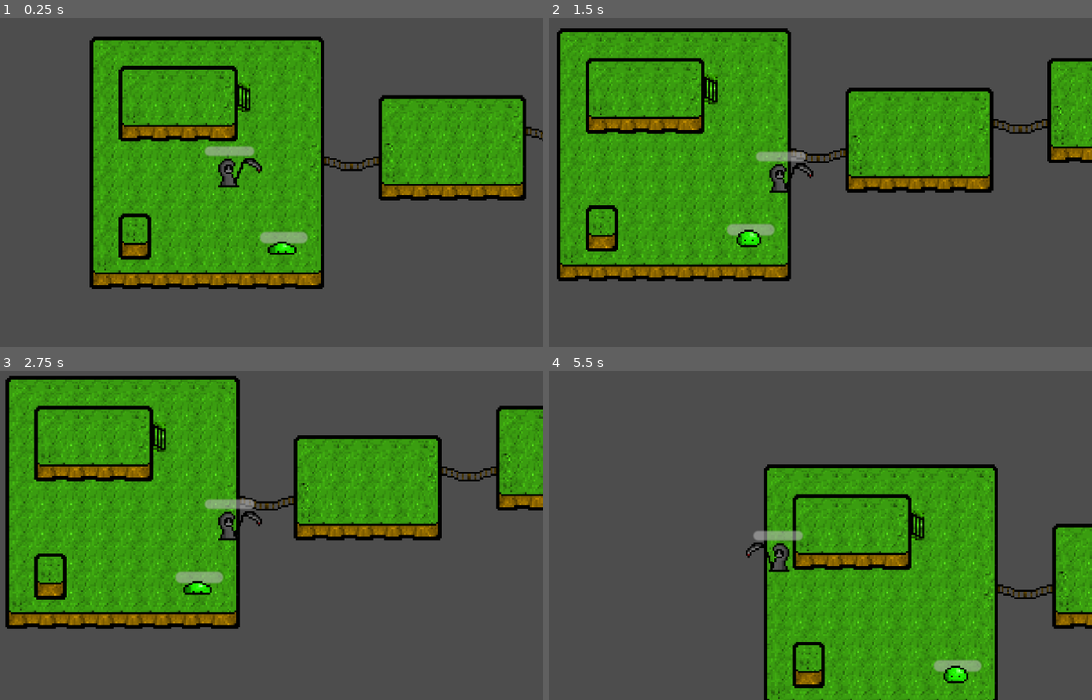
Above: before the commit, frames 1-4 (two rows, left to right).
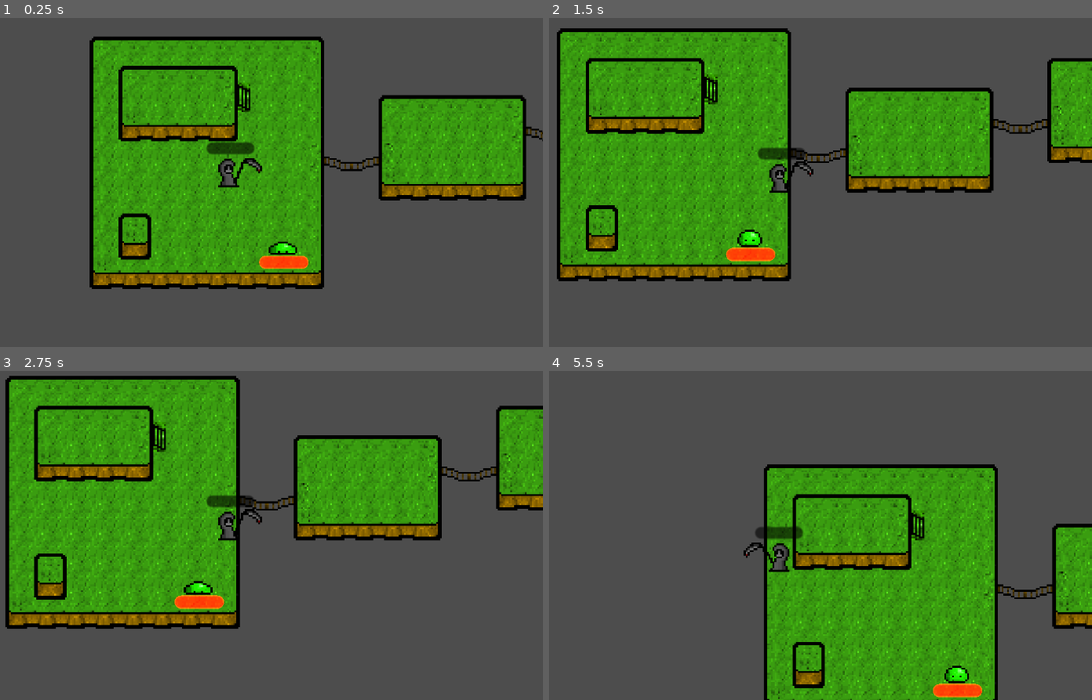
Above: after the commit, the same moments.

Repository: blqnk3d/Godot_2D_RPG
Game: Godot game, scene res://scenes/game.tscn
The game is run twice, just before and just after one commit, with the same random seed, the same clock (stepped at 60 frames per second) and the same inputs.
Inputs (mouse positions are in pixels of both pictures, inside the frame that each line leads up to):
- Up to frame 1 (0.25 s): no input
- Up to frame 2 (1.5 s): move the mouse to (918, 152) at 0.52 s; hold D (right) 0.53-1.28 s; click (918, 152) at 0.6 s; move the mouse to (652, 189) at 1.27 s; hold S (down) from 1.28 s (still down); click (652, 189) at 1.35 s
- Up to frame 3 (2.75 s): move the mouse to (293, 446) at 2.02 s; release S (down) at 2.03 s; hold D (right) from 2.03 s (still down); click (293, 446) at 2.1 s
- Up to frame 4 (5.5 s): move the mouse to (744, 594) at 2.77 s; release D (right) at 2.78 s; hold W (up) 2.78-3.53 s; click (744, 594) at 2.85 s; move the mouse to (967, 578) at 3.52 s; hold Left (left) 3.53-5.03 s; click (967, 578) at 3.6 s; move the mouse to (592, 472) at 4.27 s; click (592, 472) at 4.35 s; move the mouse to (809, 525) at 5.02 s; hold S (down) from 5.03 s (still down); click (809, 525) at 5.1 s

The runs differ from the first frame. In frame 1, 1.1% of the frame differs, in the area x 37-57%, y 37-77%; in frame 2, 1.1%; in frame 3, 1.2%, in the area x 32-49%, y 37-73%; in frame 4, 1.1%.

Commit message:
Tryed something didnt work out xD

Diff:
--- a/scenes/Components/health_bar_component.tscn
+++ b/scenes/Components/health_bar_component.tscn
@@ -1,11 +1,15 @@
-[gd_scene load_steps=2 format=3 uid="uid://bjteu4yeri36s"]
+[gd_scene load_steps=3 format=3 uid="uid://bjteu4yeri36s"]
 
 [ext_resource type="Script" path="res://scripts/Components/health_bar_component.gd" id="1_jys0n"]
+
+[sub_resource type="CanvasItemMaterial" id="CanvasItemMaterial_rimlv"]
+blend_mode = 4
 
 [node name="HealthBarComponent" type="Node2D"]
 script = ExtResource("1_jys0n")
 
 [node name="ProgressBar" type="ProgressBar" parent="."]
+material = SubResource("CanvasItemMaterial_rimlv")
 offset_left = -12.5
 offset_top = -1.0
 offset_right = 12.5
--- a/scenes/Slime.tscn
+++ b/scenes/Slime.tscn
@@ -7,10 +7,10 @@
 [ext_resource type="PackedScene" uid="uid://bjteu4yeri36s" path="res://scenes/Components/health_bar_component.tscn" id="5_3rgcl"]
 
 [sub_resource type="RectangleShape2D" id="RectangleShape2D_oupc6"]
-size = Vector2(15, 9)
+size = Vector2(16, 10)
 
 [sub_resource type="RectangleShape2D" id="RectangleShape2D_e7lkx"]
-size = Vector2(13, 7)
+size = Vector2(12, 8)
 
 [sub_resource type="AtlasTexture" id="AtlasTexture_2j8vi"]
 atlas = ExtResource("3_w783j")
@@ -53,7 +53,8 @@
 sprite = NodePath("AnimatedSprite2D")
 
 [node name="HealthBarComponent" parent="." node_paths=PackedStringArray("health") instance=ExtResource("5_3rgcl")]
-position = Vector2(0, -3)
+modulate = Color(1, 0, 0, 1)
+position = Vector2(0, 10)
 health = NodePath("../HealthComponent")
 
 [node name="HealthComponent" parent="." instance=ExtResource("1_wf46v")]
@@ -62,15 +63,16 @@
 healthComponent = NodePath("../HealthComponent")
 
 [node name="CollisionShape2D" type="CollisionShape2D" parent="HitboxComponent"]
-position = Vector2(-0.5, 3.5)
+position = Vector2(0, 3)
 shape = SubResource("RectangleShape2D_oupc6")
 
 [node name="CharacterBody2D" type="CharacterBody2D" parent="."]
 
 [node name="CollisionShape2D" type="CollisionShape2D" parent="CharacterBody2D"]
-position = Vector2(-0.5, 4.5)
+position = Vector2(0, 4)
 shape = SubResource("RectangleShape2D_e7lkx")
 
 [node name="AnimatedSprite2D" type="AnimatedSprite2D" parent="."]
+position = Vector2(0.5, 0)
 sprite_frames = SubResource("SpriteFrames_finev")
-frame_progress = 0.940507
+frame_progress = 0.835438
--- a/scenes/game.tscn
+++ b/scenes/game.tscn
@@ -91,12 +91,12 @@
 layer_2/name = "Erhöht"
 layer_2/tile_data = PackedInt32Array(-196620, 1, 2, -196619, 65537, 2, -196618, 65537, 2, -196617, 65537, 2, -262156, 1 …(251 unchanged characters)…
 
+[node name="Slime" parent="." instance=ExtResource("3_3h6yo")]
+position = Vector2(-88, 5)
+
 [node name="player" parent="." instance=ExtResource("1_2hxyx")]
 position = Vector2(-116, -31)
 
 [node name="Camera2D" type="Camera2D" parent="player"]
 zoom = Vector2(3.5, 3.5)
 position_smoothing_enabled = true
-
-[node name="Slime" parent="." instance=ExtResource("3_3h6yo")]
-position = Vector2(-88, 5)
--- a/scenes/player.tscn
+++ b/scenes/player.tscn
@@ -1,6 +1,7 @@
-[gd_scene load_steps=11 format=3 uid="uid://bu8760t64vcka"]
+[gd_scene load_steps=12 format=3 uid="uid://bu8760t64vcka"]
 
 [ext_resource type="Script" path="res://scripts/player.gd" id="1_a3jwx"]
+[ext_resource type="PackedScene" uid="uid://bjteu4yeri36s" path="res://scenes/Components/health_bar_component.tscn" id="2_2p0w6"]
 [ext_resource type="Texture2D" uid="uid://ch2fgxcugx6if" path="res://assets/charackter.png" id="2_kr66l"]
 [ext_resource type="PackedScene" uid="uid://c6hslp0sthus8" path="res://scenes/Components/hitbox_component.tscn" id="3_d7814"]
 [ext_resource type="PackedScene" uid="uid://c7gy5cmgru4mt" path="res://scenes/Components/health_component.tscn" id="4_lkar6"]
@@ -37,9 +38,15 @@
 "speed": 10.0
 }]
 
-[node name="player" type="CharacterBody2D" node_paths=PackedStringArray("weapon")]
+[node name="player" type="CharacterBody2D" node_paths=PackedStringArray("weapon", "healthbar")]
 script = ExtResource("1_a3jwx")
 weapon = NodePath("Weapon")
+healthbar = NodePath("HealthBarComponent")
+
+[node name="HealthBarComponent" parent="." node_paths=PackedStringArray("health") instance=ExtResource("2_2p0w6")]
+modulate = Color(0, 0, 0, 1)
+position = Vector2(0, -14)
+health = NodePath("../HitboxComponent/HealthComponent")
 
 [node name="Weapon" parent="." instance=ExtResource("6_kvct1")]
 position = Vector2(10, 0)
@@ -53,13 +60,6 @@
 animation = &"idle"
 offset = Vector2(0, 0.5)
 
-[node name="ProgressBar" type="ProgressBar" parent="."]
-offset_left = -13.0
-offset_top = -13.0
-offset_right = 13.0
-offset_bottom = -8.0
-show_percentage = false
-
 [node name="HitboxComponent" parent="." node_paths=PackedStringArray("healthComponent") instance=ExtResource("3_d7814")]
 healthComponent = NodePath("HealthComponent")
 
@@ -72,5 +72,3 @@
 
 [node name="AttackComponent" parent="." instance=ExtResource("5_1dew4")]
 attackDmg = 10.0
-
-[connection signal="area_entered" from="HitboxComponent" to="." method="_on_hitbox_component_area_entered"]
--- a/scenes/weapon.tscn
+++ b/scenes/weapon.tscn
@@ -59,6 +59,10 @@
 "speed": 5.0
 }]
 
+[sub_resource type="SegmentShape2D" id="SegmentShape2D_rexyg"]
+a = Vector2(8, 8)
+b = Vector2(-7, 8)
+
 [node name="Weapon" type="Node2D" node_paths=PackedStringArray("attack", "sprite")]
 script = ExtResource("1_b3scb")
 attack = NodePath("AttackComponent")
@@ -66,9 +70,17 @@
 
 [node name="AnimatedSprite2D" type="AnimatedSprite2D" parent="."]
 sprite_frames = SubResource("SpriteFrames_2klcu")
-animation = &"idle"
-frame_progress = 0.109622
+animation = &"attack"
+frame_progress = 0.750508
 
 [node name="AttackComponent" parent="." instance=ExtResource("1_a0lq8")]
 position = Vector2(-6, 7)
 attackDmg = 5.0
+
+[node name="Area2D" type="Area2D" parent="."]
+
+[node name="CollisionShape2D" type="CollisionShape2D" parent="Area2D"]
+position = Vector2(0, -2)
+shape = SubResource("SegmentShape2D_rexyg")
+
+[connection signal="area_entered" from="Area2D" to="." method="_on_area_2d_area_entered"]
--- a/scripts/Components/health_bar_component.gd
+++ b/scripts/Components/health_bar_component.gd
@@ -1,6 +1,6 @@
 extends Node2D
 
-
+class_name  HealthBarComponent
 @export var health : HealthComponent
 @onready var bar = $ProgressBar
 # Called when the node enters the scene tree for the first time.
--- a/scripts/player.gd
+++ b/scripts/player.gd
@@ -10,21 +10,20 @@
 var defence = 5
 
 @export var weapon : Weapon
+@export var healthbar : HealthBarComponent
 
 @onready var sprite = $AnimatedSprite2D
 @onready var player = $"."
-@onready var hpBar = $ProgressBar
 
 var currentAreaToAttack : HitboxComponent= null
 @onready var getoffsetWeapon = weapon.position.x # Temp solution
 
 func _physics_process(delta):
-	hpBar.value = health
+	healthbar.health.health = health
 	sprite.play("idle")
 
 	if Input.is_action_just_pressed("attack"):
-		if currentAreaToAttack != null:
-			weapon.damage(currentAreaToAttack)
+			weapon.damage()
 
 
 	# Get the input direction and handle the movement/deceleration.
@@ -54,10 +53,3 @@
 		velocity.x = move_toward(velocity.x, 0, SPEED)
 
 	move_and_slide()
-
-
-
-
-func _on_hitbox_component_area_entered(area):
-	if area is HitboxComponent :
-		currentAreaToAttack = area
--- a/scripts/weapon.gd
+++ b/scripts/weapon.gd
@@ -2,16 +2,26 @@
 class_name Weapon
 @export var attack : AttackComponent
 @export var sprite : AnimatedSprite2D
+
+var currentArea : HitboxComponent = null
 
 func _ready():
 	if  sprite:
 		sprite.play("idle")
 
 
-func damage( hitbox : HitboxComponent):
-	if  sprite and hitbox :
+func damage():
+	if  sprite and currentArea != null :
 		sprite.play("attack")
 		await get_tree().create_timer(0.5).timeout
-		if hitbox != null:
-			hitbox.damage(attack.attackDmg)
+		if currentArea != null:
+			currentArea.damage(attack.attackDmg)
 		sprite.play("idle")
+
+
+
+
+
+func _on_area_2d_area_entered(area):
+	if  area is HitboxComponent:
+		currentArea  = area
Binary file removed: assets/SlimeTEST.png
Not shown, removed: assets/SlimeTEST.png.import
Not shown: 1 places in scenes/weapon.tscn that only renumber resources
